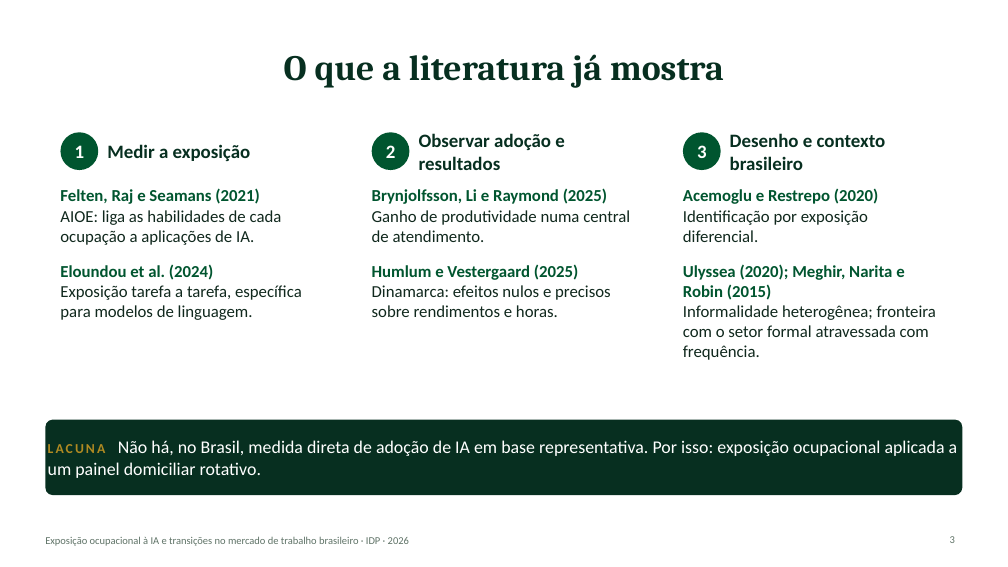
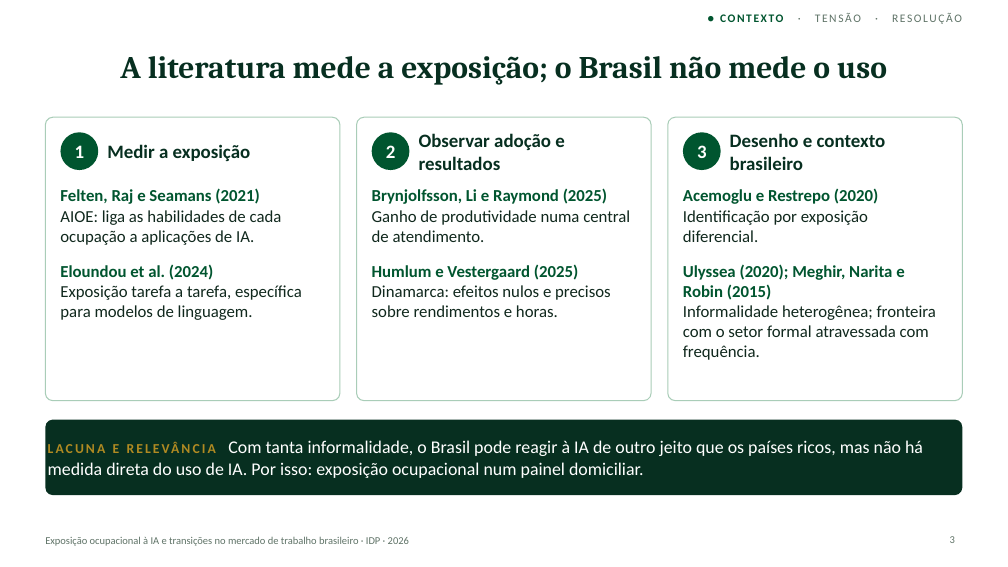
Before and after one commit to rickpalmeiras-design/IDP, a slide deck: slide 3 of apresentacao/apresentacao_05.pptx. Drawn at 1008x567 pixels with LibreOffice and Linux fonts; fonts in the diff are those of the drawing. Boxes give left, top, right and bottom in pixels: in the first picture for what was removed or moved away, otherwise in the second. Text is boxed around its words. In the diff, an @@ line names an element or a change of style, - is before the commit and + after.

```diff
--- a/apresentacao/apresentacao_05.pptx
+++ b/apresentacao/apresentacao_05.pptx
@@ text added at (x1=720, y1=13, x2=962, y2=24), 11 pt, text #5F7367 @@
+● CONTEXTO · TENSÃO · RESOLUÇÃO
@@ title at (x1=120, y1=56, x2=887, y2=85): text changed; size 34 to 30 pt @@
-O que a literatura já mostra
+A literatura mede a exposição; o Brasil não mede o uso
@@ rounded rectangle added at (x1=45, y1=117, x2=340, y2=401), fill #FFFFFF, outline #A9CDB8 1 pt @@
@@ rounded rectangle at (x1=357, y1=117, x2=652, y2=401): outline none to #A9CDB8 1 pt @@
@@ rounded rectangle at (x1=668, y1=117, x2=963, y2=401): outline none to #A9CDB8 1 pt @@
@@ text in rounded rectangle at (x1=48, y1=440, x2=923, y2=478): text changed @@
-LACUNA Não há, no Brasil, medida direta de adoção de IA em base representativa. Por isso: exposição ocupacional aplicada a um painel domiciliar rotativo.
+LACUNA E RELEVÂNCIA Com tanta informalidade, o Brasil pode reagir à IA de outro jeito que os países ricos, mas não há medida direta do uso de IA. Por isso: exposição ocupacional num painel domiciliar.
```
Also in this commit, not shown: 10 other slides changed, 1 slide added, 1 slide removed, 17 other files.
